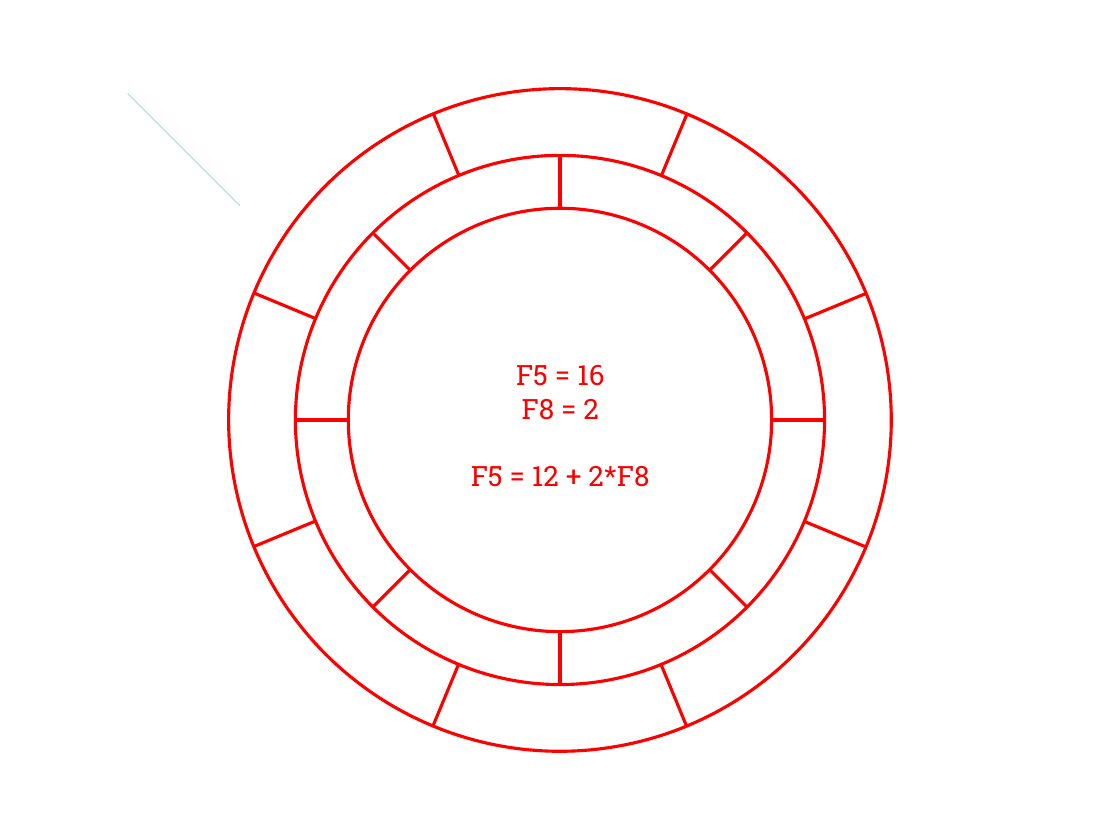
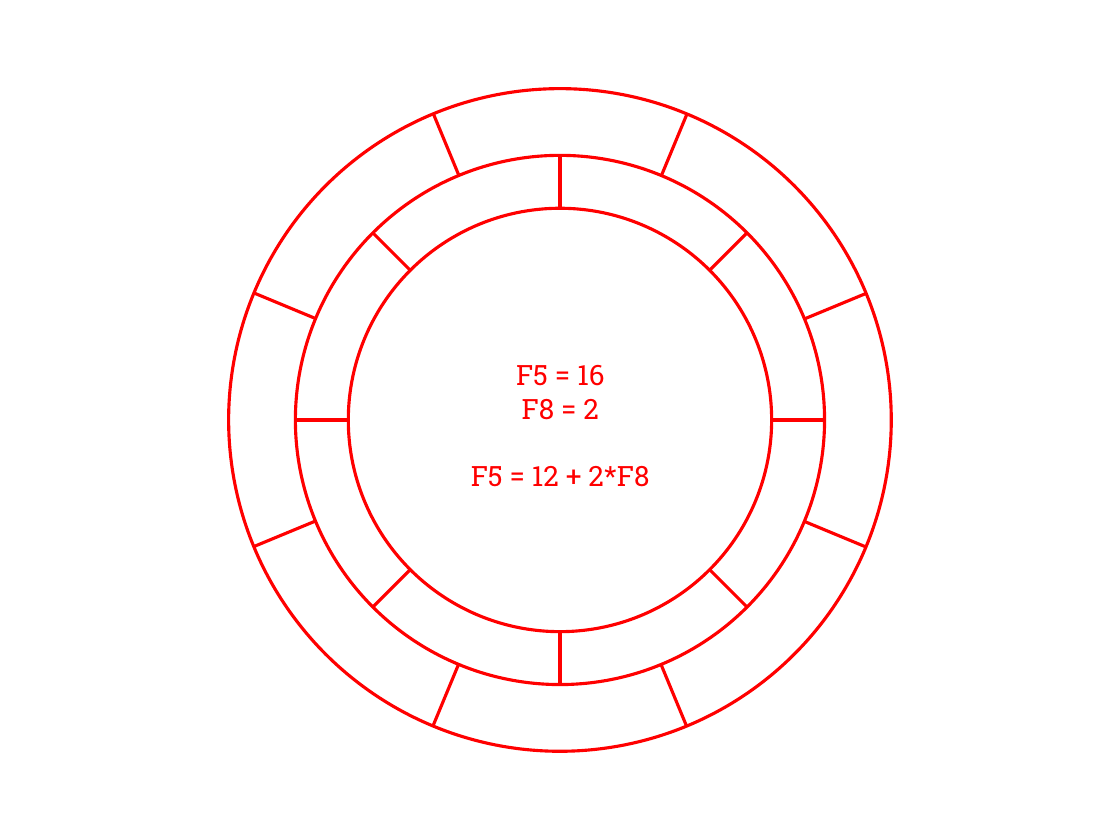
Before and after one commit to stefanutti/maps-coloring-java, a slide deck: slide 4 of ct/ct-docs/ppt/clusters.pptx. Drawn at 1120x840 pixels with LibreOffice and Linux fonts; fonts in the diff are those of the drawing. Boxes give left, top, right and bottom in pixels: in the first picture for what was removed or moved away, otherwise in the second. Text is boxed around its words. In the diff, an @@ line names an element or a change of style, - is before the commit and + after.

```diff
--- a/ct/ct-docs/ppt/clusters.pptx
+++ b/ct/ct-docs/ppt/clusters.pptx
@@ line removed from (128, 94) to (240, 206) @@
```
Also in this commit, not shown: 7 other files.
